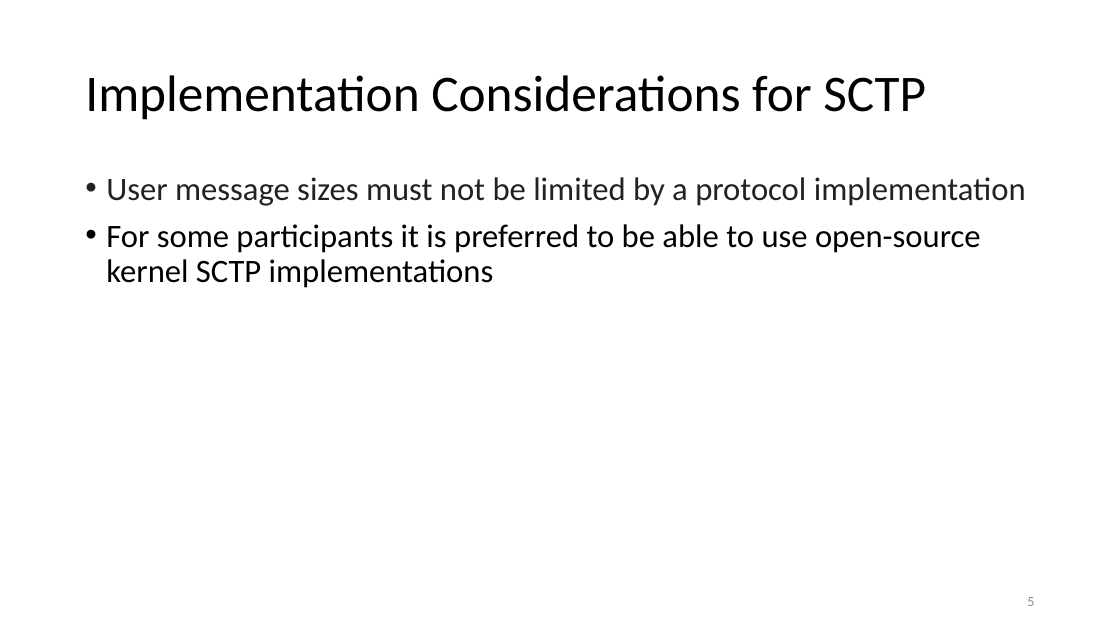
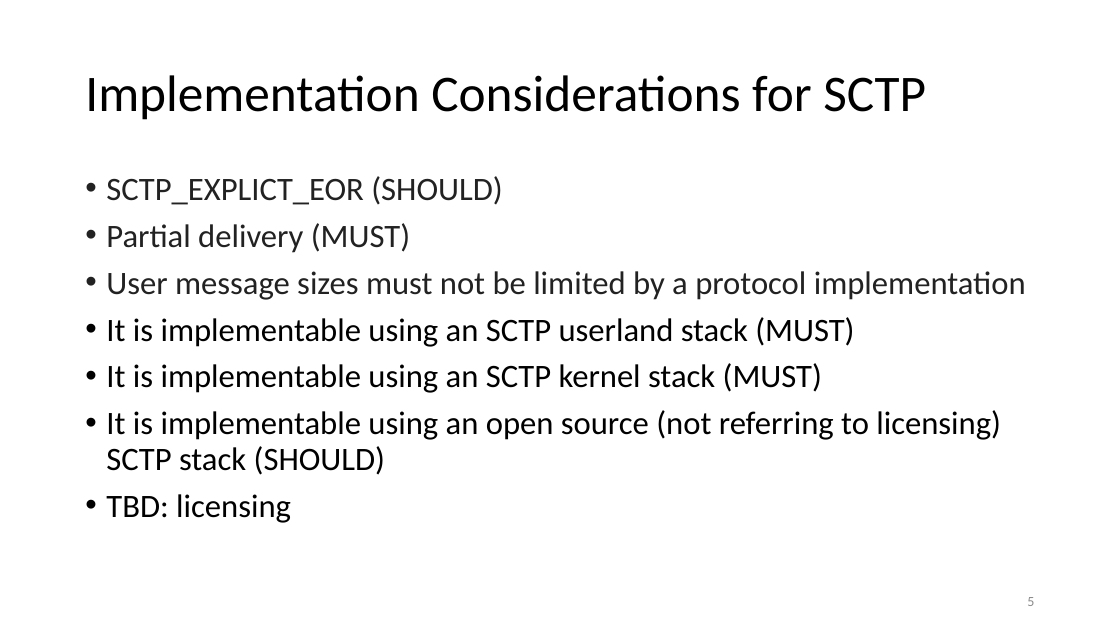
Before and after one commit to sctplab/sctp-dtls-requirements, a slide deck: slide 6 of SCTP_DTLS_REQ.pptx. Drawn at 1120x630 pixels with LibreOffice and Linux fonts; fonts in the diff are those of the drawing. Boxes give left, top, right and bottom in pixels: in the first picture for what was removed or moved away, otherwise in the second. Text is boxed around its words. In the diff, an @@ line names an element or a change of style, - is before the commit and + after.

```diff
--- a/SCTP_DTLS_REQ.pptx
+++ b/SCTP_DTLS_REQ.pptx
@@ text at (x1=106, y1=176, x2=502, y2=253): paragraphs added @@
+• SCTP_EXPLICT_EOR (SHOULD)
+• Partial delivery (MUST)
@@ text at (x1=106, y1=317, x2=1001, y2=523): text changed @@
-• For some participants it is preferred to be able to use open-source kernel SCTP implementations
+• It is implementable using an SCTP userland stack (MUST)
+• It is implementable using an SCTP kernel stack (MUST)
+• It is implementable using an open source (not referring to licensing) SCTP stack (SHOULD)
+• TBD: licensing
```
Also in this commit, not shown: 4 other slides changed.
